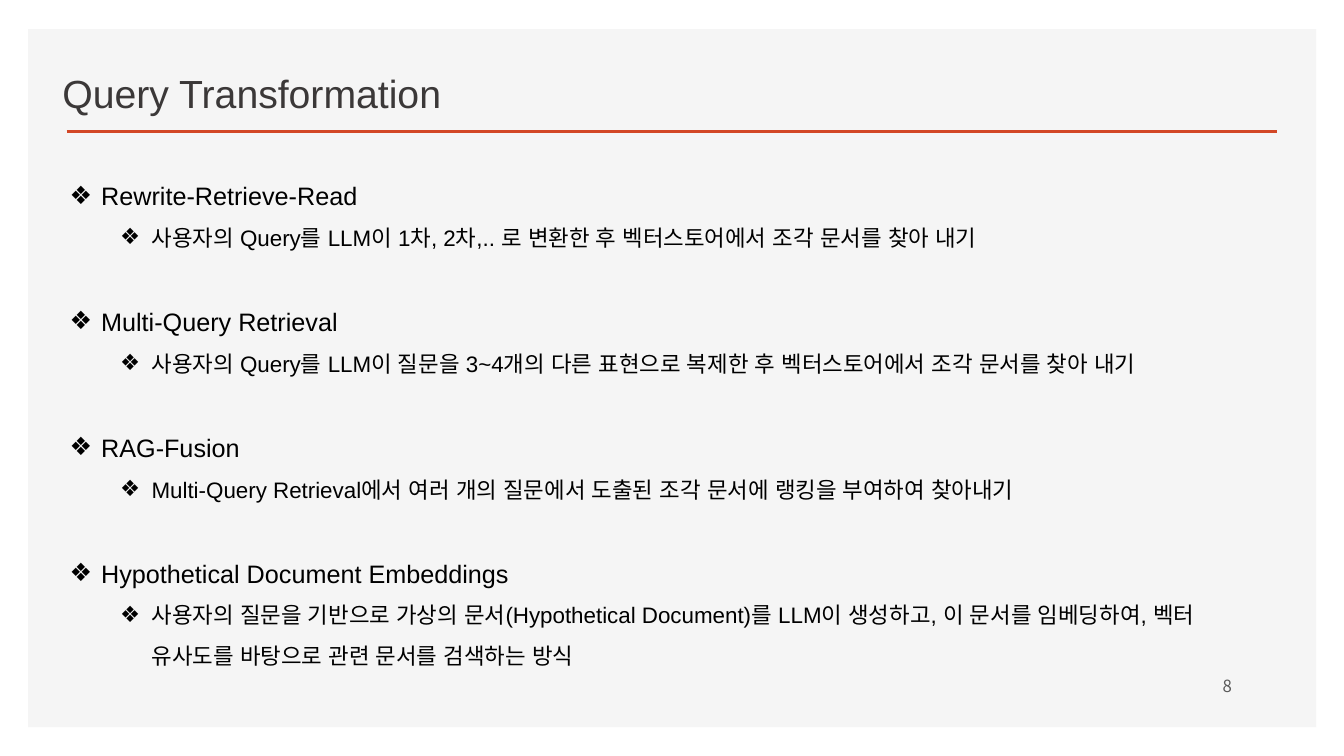
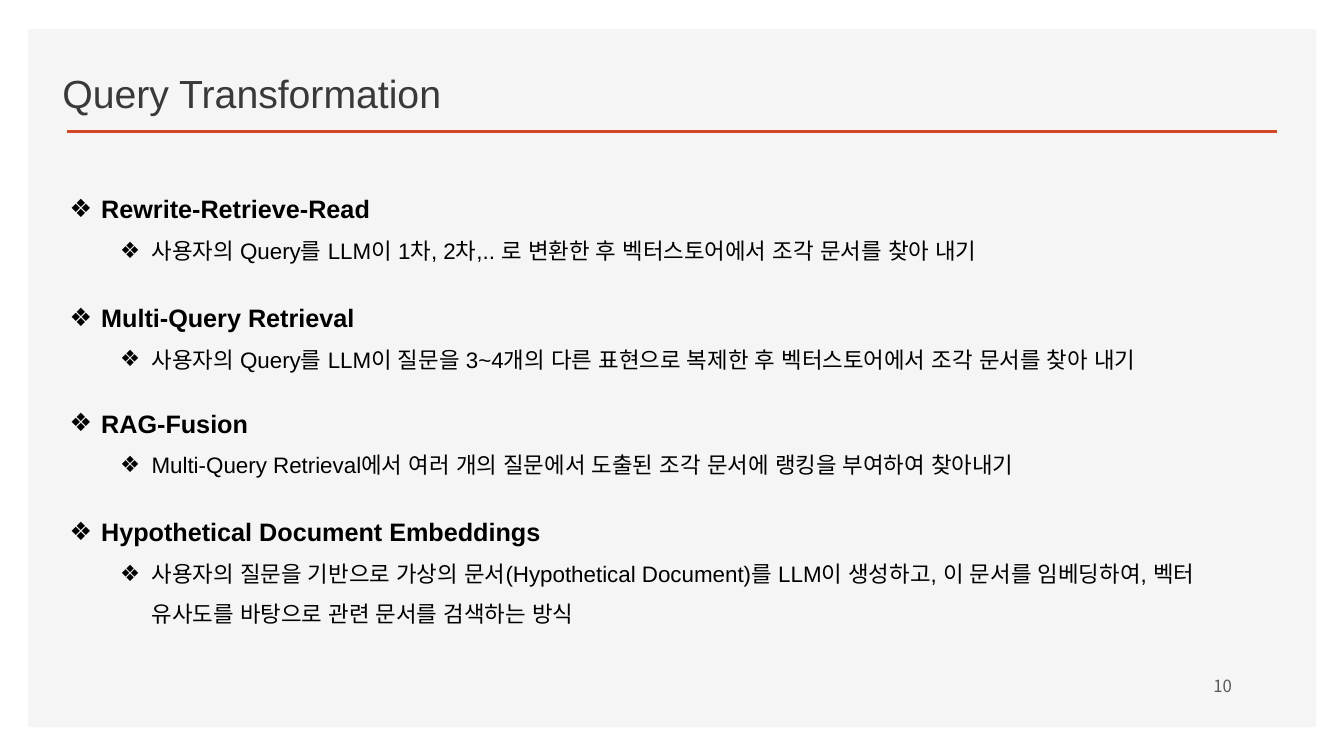
Before and after one commit to ancestor9/2026_Fall_Learning-Langchain-AI-Agent, a slide deck: slide 10 of CHAPTER 3 RAG Part II_Chatting with Your Data.pptx (slide 8 before the commit). Drawn at 1344x756 pixels with LibreOffice and Linux fonts; fonts in the diff are those of the drawing; background and template pictures are left out. Boxes give left, top, right and bottom in pixels: in the first picture for what was removed or moved away, otherwise in the second. Text is boxed around its words. In the diff, an @@ line names an element or a change of style, - is before the commit and + after.

```diff
--- a/CHAPTER 3 RAG Part II_Chatting with Your Data.pptx
+++ b/CHAPTER 3 RAG Part II_Chatting with Your Data.pptx
@@ text "Rewrite-Retrieve-Read": place and size @@
-text "Rewrite-Retrieve-Read" at [101, 186, 1194, 666]
+text "Rewrite-Retrieve-Read" at [101, 199, 1194, 624]
@@ text at [101, 199, 540, 547]: bold on in "Rewrite-Retrieve-Read", "Multi-Query Retrieval", "RAG-Fusion", "Hypothetical Document Embeddings" @@
@@ page number at [1213, 679, 1232, 692]: text changed @@
-8
+10
```
Also in this commit, not shown: 2 other slides changed, 9 slides added, 1 slide removed.
